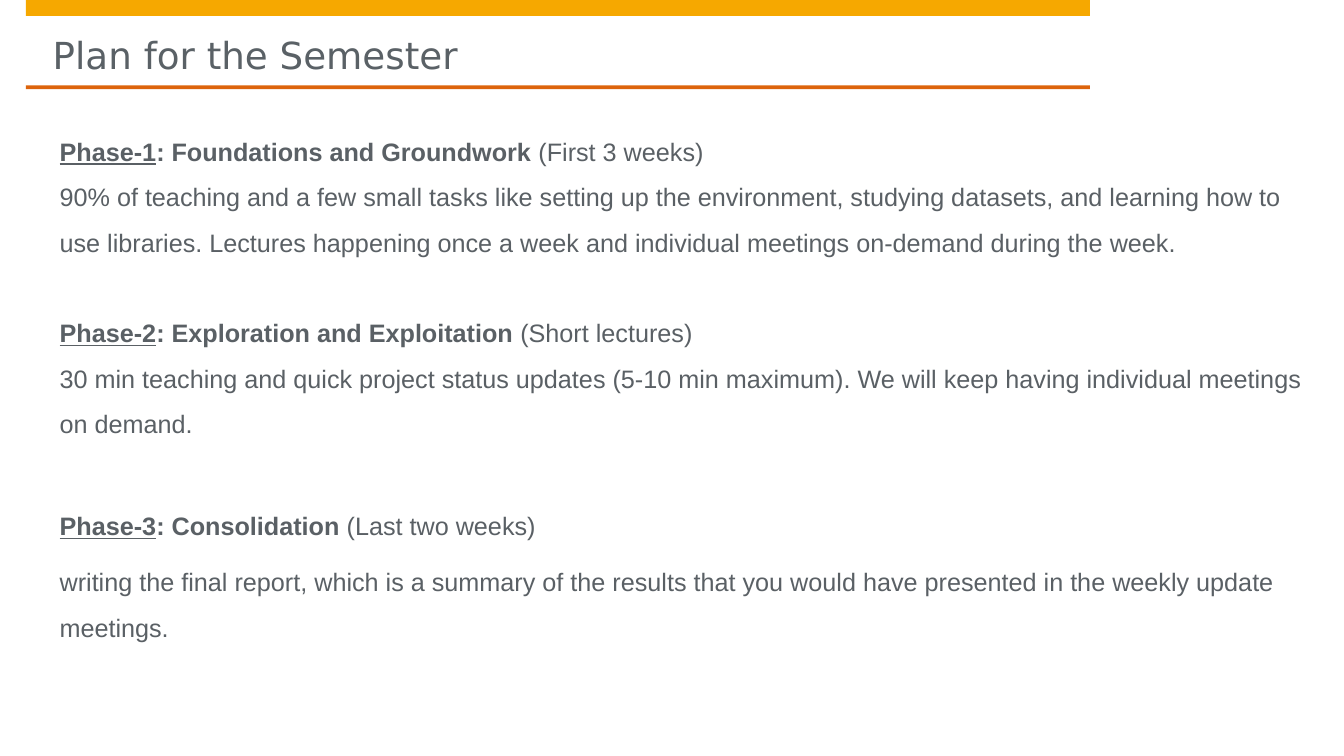
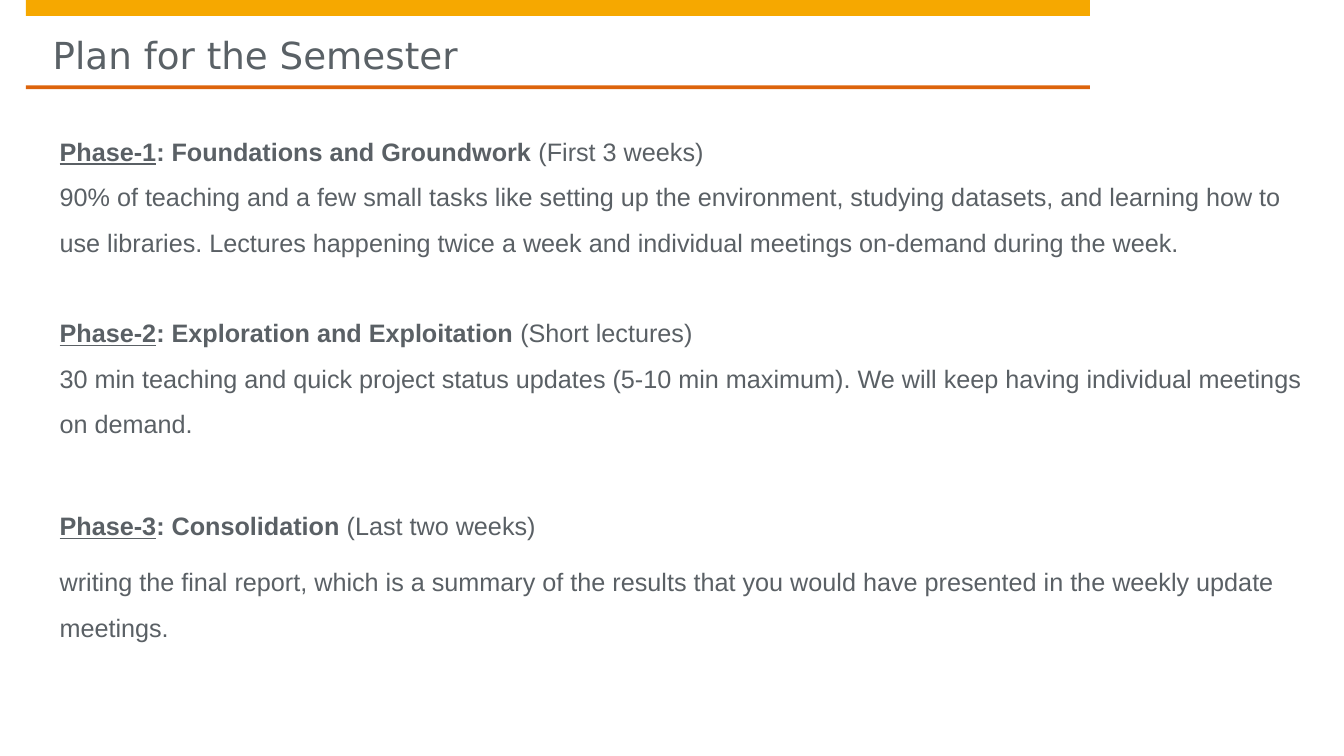
Before and after one commit to hpi-sam/GNN-Course-2020, a slide deck: slide 3 of 1. Planning_Organization.pptx. Drawn at 1344x756 pixels with LibreOffice and Linux fonts; fonts in the diff are those of the drawing; background and template pictures are left out. Boxes give left, top, right and bottom in pixels: in the first picture for what was removed or moved away, otherwise in the second. Text is boxed around its words. In the diff, an @@ line names an element or a change of style, - is before the commit and + after.

```diff
--- a/1. Planning_Organization.pptx
+++ b/1. Planning_Organization.pptx
@@ text at <box>60,187,1280,257</box>: text changed @@
-  90% of teaching and a few small tasks like setting up the environment, studying datasets, and learning how to use libraries. Lectures happening once a week and individual meetings on-demand during the week.
+  90% of teaching and a few small tasks like setting up the environment, studying datasets, and learning how to use libraries. Lectures happening twice a week and individual meetings on-demand during the week.
```
Also in this commit, not shown: 1 other slide changed.
